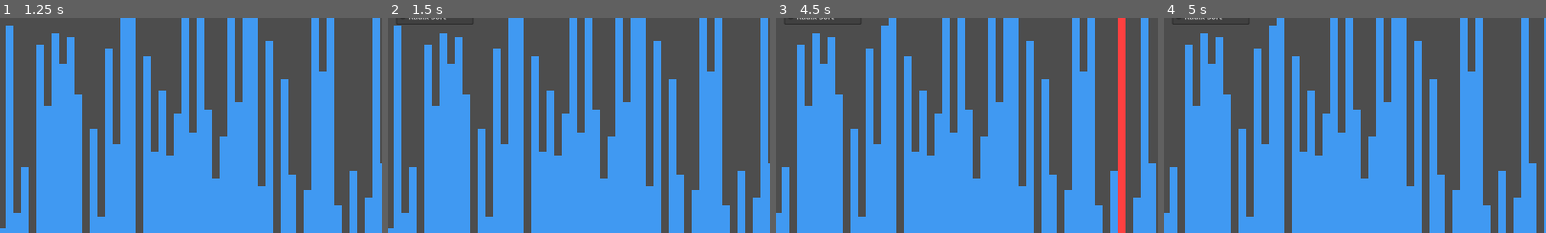
Above: before the commit, frames 1-4 (left to right).
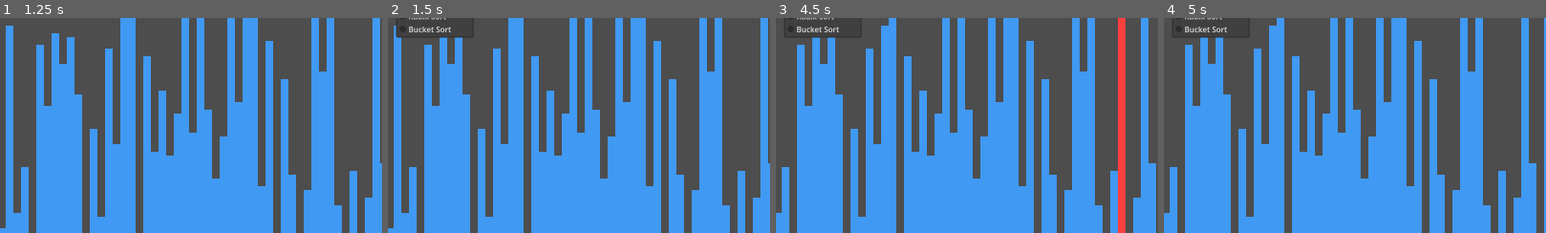
Above: after the commit, the same moments.

Repository: jiro4989/sort_visualizer
Game: Godot game, scene res://src/main.tscn
The game is run twice, just before and just after one commit, with the same random seed, the same clock (stepped at 60 frames per second) and the same inputs.
Inputs:
- Up to frame 1 (1.25 s): click "Shuffle" at 0.5 s
- Up to frame 2 (1.5 s): click "Bubble Sort" at 1.25 s
- Up to frame 3 (4.5 s): click "RUN" at 2 s; click "100" at 2.75 s; click "10" at 3.5 s; click "Bubble Sort" at 4.25 s
- Up to frame 4 (5 s): no input
The pictures show only the part of the screen within x 4-54%, y 30-80%; the shares and areas given below are measured in that part.

Frame 1 is identical in both runs. In frame 2, 0.3% of the frame differs, in the area x 2-23%, y 3-10%; in frame 3, 0.3%; in frame 4, 0.3%.

Commit message:
feat: バケットソートを実装

Diff:
--- a/src/main.gd
+++ b/src/main.gd
@@ -43,6 +43,7 @@
 	Sorter.new("Quick Sort", quick_sort),
 	Sorter.new("Pigeonhole Sort", pigeonhole_sort),
 	Sorter.new("Radix Sort", radix_sort),
+	Sorter.new("Bucket Sort", bucket_sort),
 ]
 
 # 配列のループで要素を取り出すのは基本的に遅いので
@@ -576,3 +577,59 @@
 
 	highlight_off()
 	status_label.text = create_status_text(MESSAGE_DONE, start_time, step_count)
+
+## バケットソートを実行する。
+func bucket_sort() -> void:
+	var start_time: float = Time.get_ticks_msec()
+	var step_count: int = 0
+	var values: Array[int] = []
+
+	for i in range(sort_values.size()):
+		values.append(sort_values[i].get_value())
+
+	if values.is_empty():
+		highlight_off()
+		status_label.text = create_status_text(MESSAGE_DONE, start_time, step_count)
+		return
+
+	var min_value: int = values[0]
+	var max_value: int = values[0]
+	for value in values:
+		if value < min_value:
+			min_value = value
+		if value > max_value:
+			max_value = value
+
+	var bucket_count: int = maxi(1, floori(sqrt(float(values.size()))))
+	var value_range: int = (max_value - min_value) + 1
+	var buckets: Array = []
+	buckets.resize(bucket_count)
+	for i in range(bucket_count):
+		buckets[i] = []
+
+	# 値を範囲に応じたバケットへ振り分ける。
+	for i in range(values.size()):
+		var value: int = values[i]
+		var normalized: int = value - min_value
+		var bucket_index: int = mini(bucket_count - 1, floori(float(normalized * bucket_count) / value_range))
+		buckets[bucket_index].append(value)
+		step_count += 1
+		highlight_panel(i)
+		status_label.text = create_status_text(MESSAGE_RUNNING, start_time, step_count)
+		await wait()
+
+	# 各バケット内をソートして順に戻す。
+	var write_index: int = 0
+	for bucket in buckets:
+		bucket.sort()
+		for value in bucket:
+			values[write_index] = value
+			sort_values[write_index].set_value(value)
+			step_count += 1
+			highlight_panel(write_index)
+			status_label.text = create_status_text(MESSAGE_RUNNING, start_time, step_count)
+			await wait()
+			write_index += 1
+
+	highlight_off()
+	status_label.text = create_status_text(MESSAGE_DONE, start_time, step_count)
Not shown, changed: README.md
